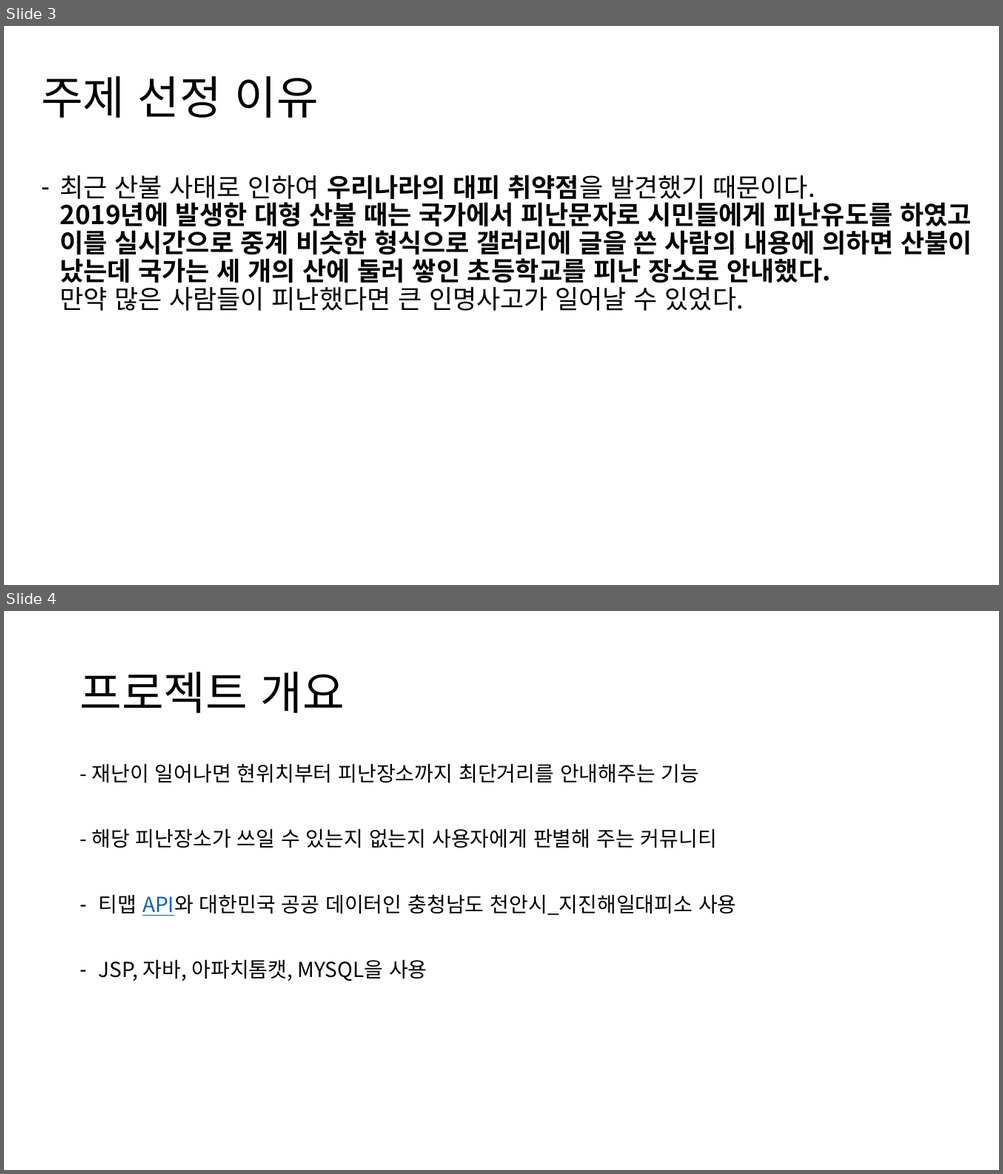
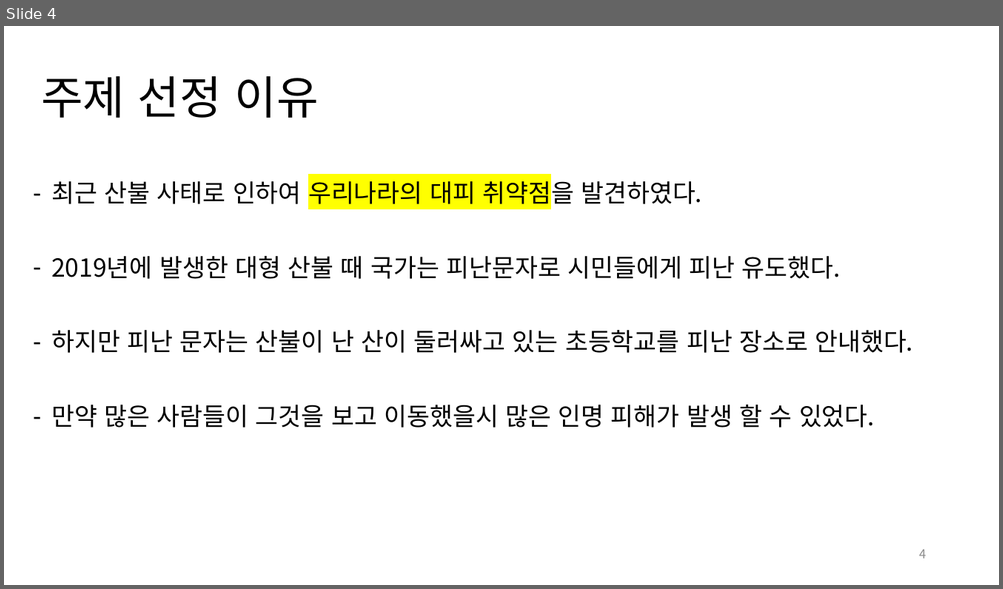
Before and after one commit to devsungmin/OSS-Team, a slide deck: 오픈소스 SW.pptx. Shown one above the other, each under a label of ours: slides 3 and 4 before the commit, slide 4 after it. The pictures are 1003x1174 and 1003x589 pixels, drawn with LibreOffice and Linux fonts; fonts in the diff are those of the drawing. Boxes give left, top, right and bottom in pixels: in the first picture for what was removed or moved away, otherwise in the second. Text is boxed around its words. In the diff, an @@ line names an element or a change of style, - is before the commit and + after.

```diff
--- a/오픈소스 SW.pptx
+++ b/오픈소스 SW.pptx
@@ slide 4 removed at (4, 611, 999, 1170), background #FFFFFF @@
@@ title removed at (79, 672, 344, 713) @@
-프로젝트 개요
@@ text removed at (91, 763, 737, 981) @@
-- 재난이 일어나면 현위치부터 피난장소까지 최단거리를 안내해주는 기능
-- 해당 피난장소가 쓰일 수 있는지 없는지 사용자에게 판별해 주는 커뮤니티
-– 티맵 API와 대한민국 공공 데이터인 충청남도 천안시_지진해일대피소 사용
-– JSP, 자바, 아파치톰캣, MYSQL을 사용
@@ what was slide 3 is now slide 4 @@
@@ slide 4 changed as well @@
@@ text at (51, 177, 913, 428): text changed; size 25 to 24 pt; bold off @@
-– 최근 산불 사태로 인하여 우리나라의 대피 취약점을 발견했기 때문이다.
-  2019년에 발생한 대형 산불 때는 국가에서 피난문자로 시민들에게 피난유도를 하였고 이를 실시간으로 중계 비슷한 형식으로 갤러리에 글을 쓴 사람의 내용에 의하면 산불이 났는데 국가는 세 개의 산에 둘러 쌓인 초등학교를 피난 장소로 안내했다.
-  만약 많은 사람들이 피난했다면 큰 인명사고가 일어날 수 있었다.
+– 최근 산불 사태로 인하여 우리나라의 대피 취약점을 발견하였다.
+– 2019년에 발생한 대형 산불 때 국가는 피난문자로 시민들에게 피난 유도했다.
+– 하지만 피난 문자는 산불이 난 산이 둘러싸고 있는 초등학교를 피난 장소로 안내했다.
+– 만약 많은 사람들이 그것을 보고 이동했을시 많은 인명 피해가 발생 할 수 있었다.
@@ page number added at (919, 550, 925, 559), 12 pt, text #8C8C8C @@
+4
```
Also in this commit, not shown: 8 other slides changed, 1 slide added.
